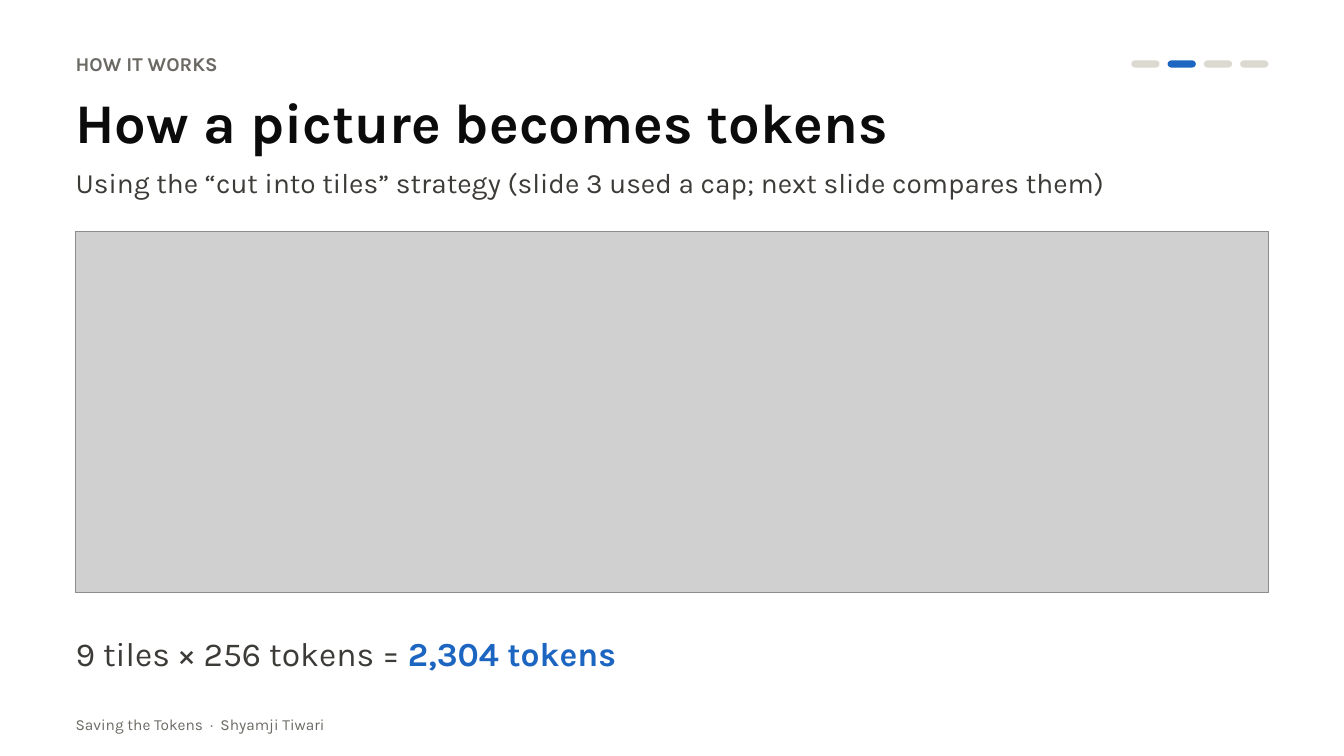
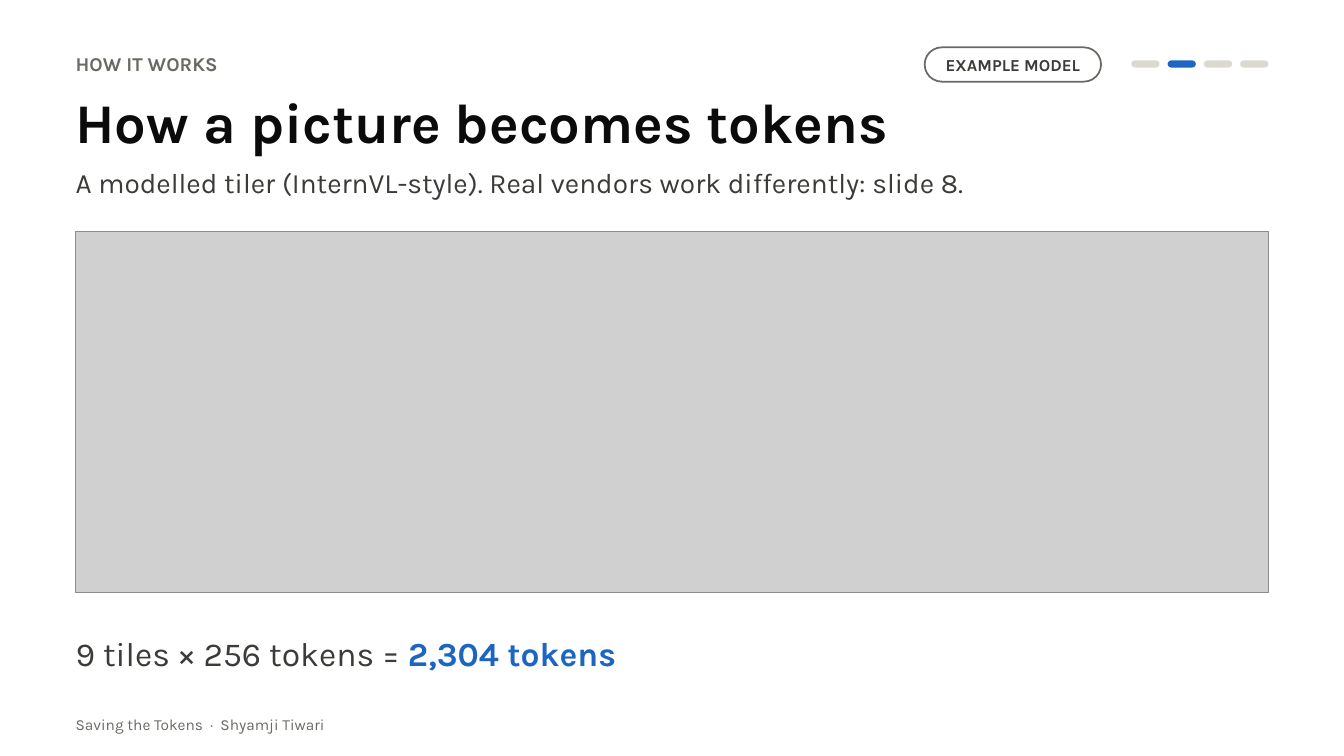
Before and after one commit to SwarnaRavali/agentic-ai-26, a slide deck: slide 6 of Saving-the-Tokens/slides/Saving_the_Tokens.pptx. Drawn at 1344x756 pixels with LibreOffice and Linux fonts; fonts in the diff are those of the drawing; grey boxes stand for pictures. Boxes give left, top, right and bottom in pixels: in the first picture for what was removed or moved away, otherwise in the second. Text is boxed around its words. In the diff, an @@ line names an element or a change of style, - is before the commit and + after.

```diff
--- a/Saving-the-Tokens/slides/Saving_the_Tokens.pptx
+++ b/Saving-the-Tokens/slides/Saving_the_Tokens.pptx
@@ rounded rectangle added at (925,47,1101,82), fill #FFFFFF, outline #6B6963 1.25 pt, 12 pt, text #3C3B38, bold @@
+EXAMPLE MODEL
@@ text at (76,173,963,200): text changed @@
-Using the “cut into tiles” strategy (slide 3 used a cap; next slide compares them)
+A modelled tiler (InternVL-style). Real vendors work differently: slide 8.
```
Also in this commit, not shown: 17 other slides changed, 11 other files.
